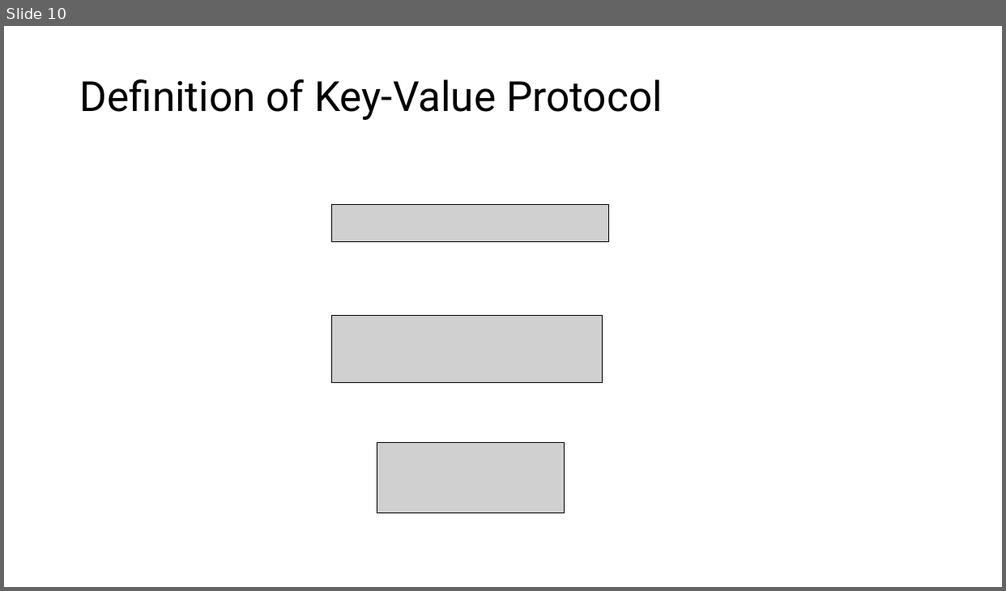
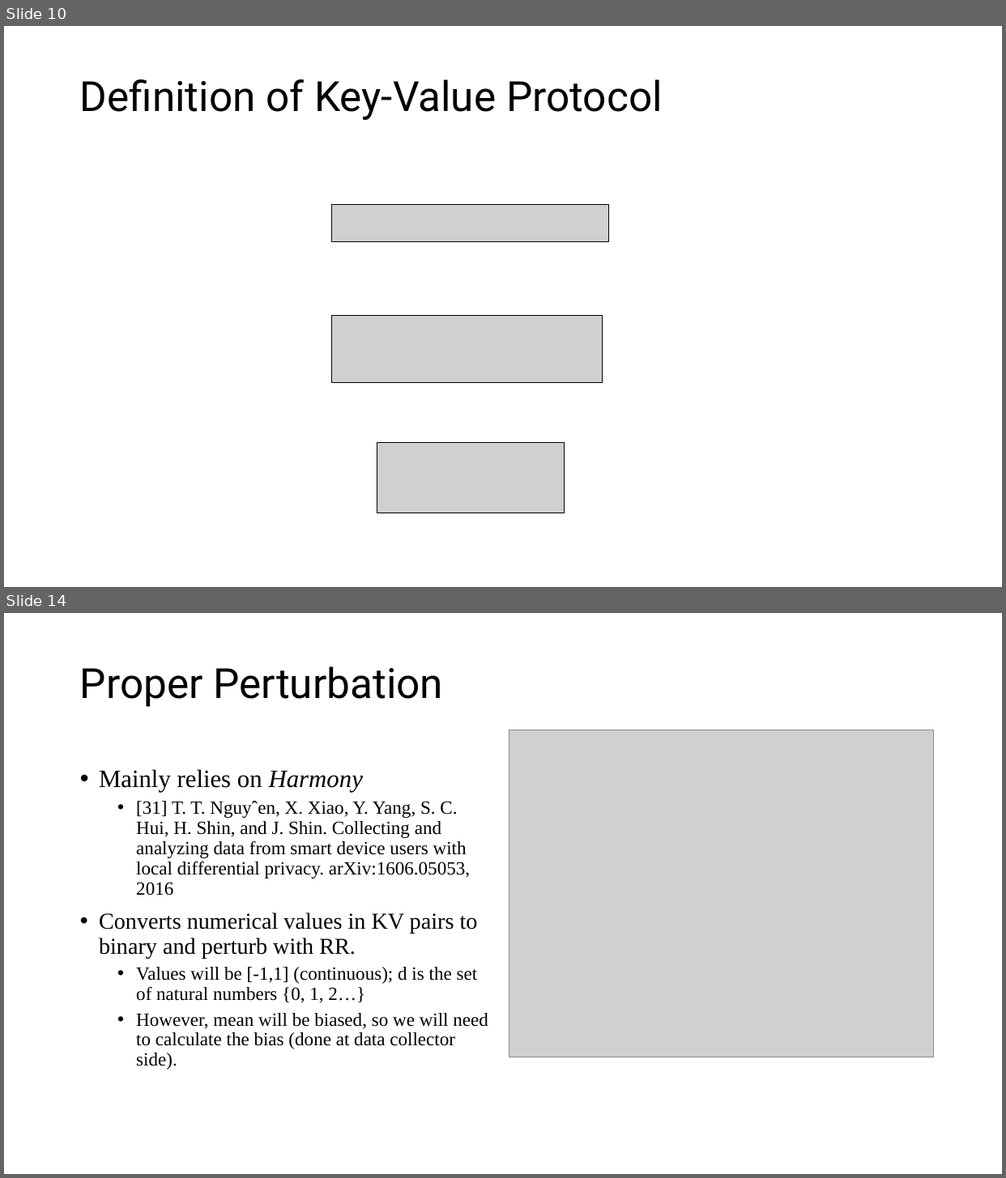
Before and after one commit to CodeFluent/Notes, a slide deck: CS-6223/hw/Grad_Project/Final Documents/PrivKV Differential Privacy for Key Value Structured Data.pptx. Shown one above the other, each under a label of ours: slide 10 before the commit, slides 10 and 14 after it; the slides between them are not shown. The pictures are 1006x591 and 1006x1178 pixels, drawn with LibreOffice and Linux fonts; fonts in the diff are those of the drawing; grey boxes stand for pictures. Boxes give left, top, right and bottom in pixels: in the first picture for what was removed or moved away, otherwise in the second. Text is boxed around its words. In the diff, an @@ line names an element or a change of style, - is before the commit and + after.

```diff
--- a/CS-6223/hw/Grad_Project/Final Documents/PrivKV Differential Privacy for Key Value Structured Data.pptx
+++ b/CS-6223/hw/Grad_Project/Final Documents/PrivKV Differential Privacy for Key Value Structured Data.pptx
@@ slide 14 added at bbox=[4, 613, 1002, 1174], background #FFFFFF @@
@@ title added at bbox=[80, 666, 443, 707], 40 pt, text #000000 @@
+Proper Perturbation
@@ picture added at bbox=[509, 730, 934, 1057] @@
@@ text added at bbox=[99, 769, 488, 1070], 18 pt, text #000000 @@
+• Mainly relies on Harmony
+  • [31] T. T. Nguyˆen, X. Xiao, Y. Yang, S. C. Hui, H. Shin, and J. Shin. Collecting and analyzing data from smart device users with local differential privacy. arXiv:1606.05053, 2016
+• Converts numerical values in KV pairs to binary and perturb with RR.
+  • Values will be [-1,1] (continuous); d is the set of natural numbers {0, 1, 2…}
+  • However, mean will be biased, so we will need to calculate the bias (done at data collector side).
```
Also in this commit, not shown: 2 slides changed, 4 other slides added, 1 slide removed.
